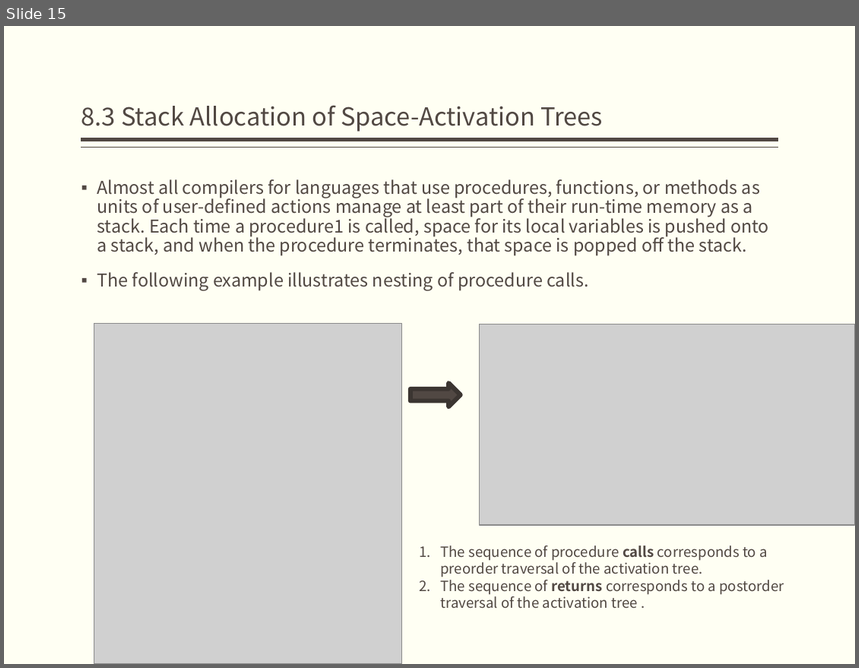
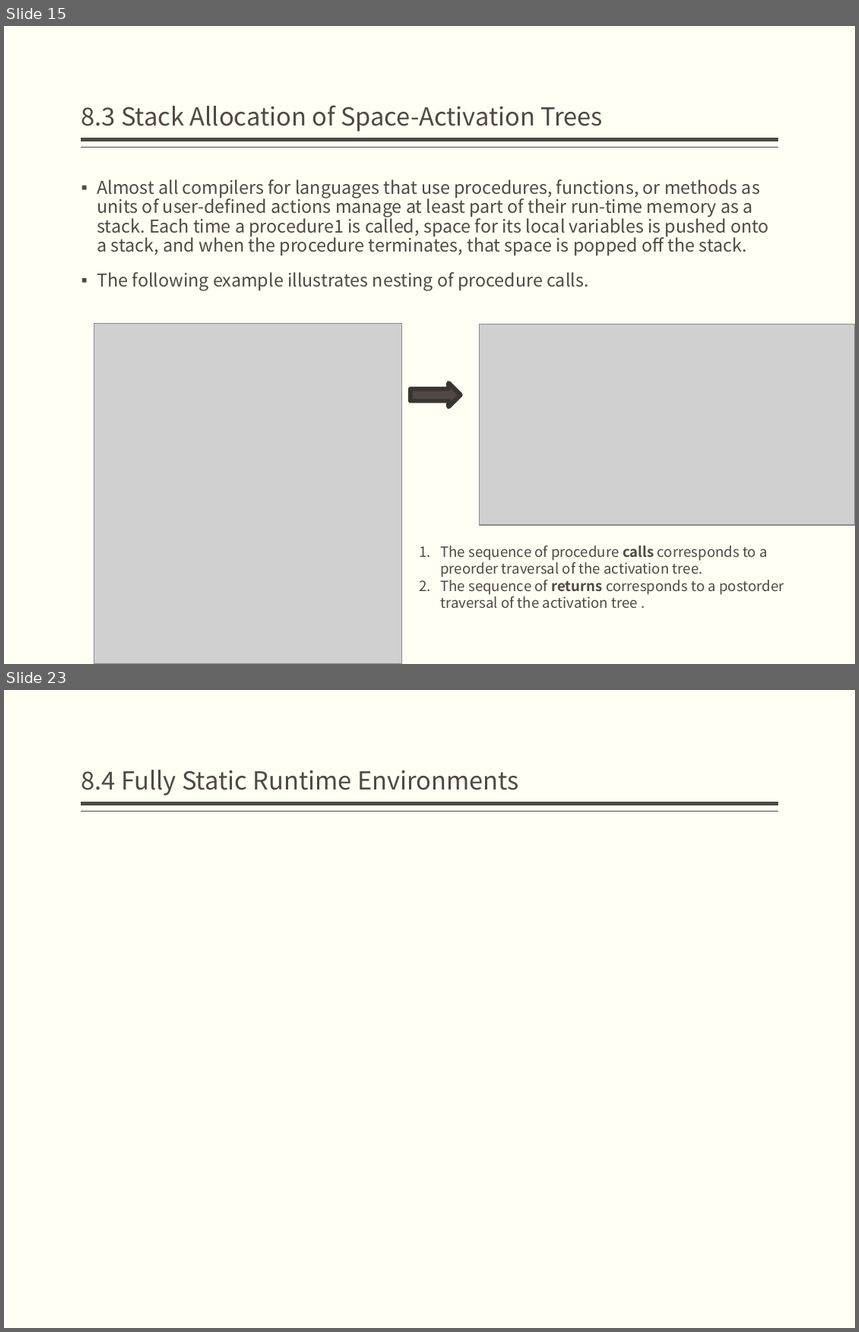
Before and after one commit to jz81/jz81.github.io, a slide deck: course/compiler/lecture/(Spring2020)Lecture8.pptx. Shown one above the other, each under a label of ours: slide 15 before the commit, slides 15 and 23 after it; the slides between them are not shown. The pictures are 859x668 and 859x1332 pixels, drawn with LibreOffice and Linux fonts; fonts in the diff are those of the drawing; grey boxes stand for pictures. Boxes give left, top, right and bottom in pixels: in the first picture for what was removed or moved away, otherwise in the second. Text is boxed around its words. In the diff, an @@ line names an element or a change of style, - is before the commit and + after.

```diff
--- a/course/compiler/lecture/(Spring2020)Lecture8.pptx
+++ b/course/compiler/lecture/(Spring2020)Lecture8.pptx
@@ slide 23 added at box(4, 690, 855, 1328), background #FFFFF3; not listed: 2 template elements that a slide beside it also shows @@
@@ title added at box(82, 770, 519, 796), 21 pt, text #514843 @@
+8.4 Fully Static Runtime Environments
```
Also in this commit, not shown: 1 slide changed, 6 other slides added, 5 slides removed.
